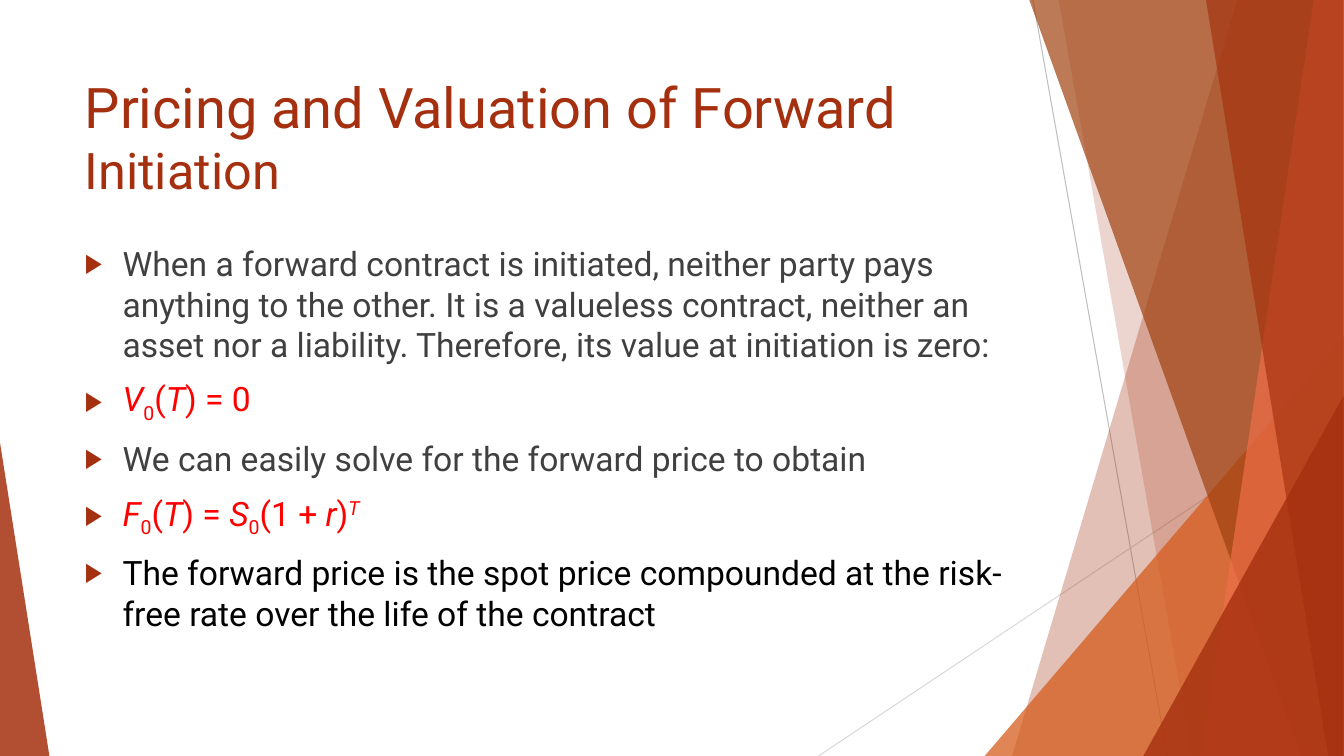
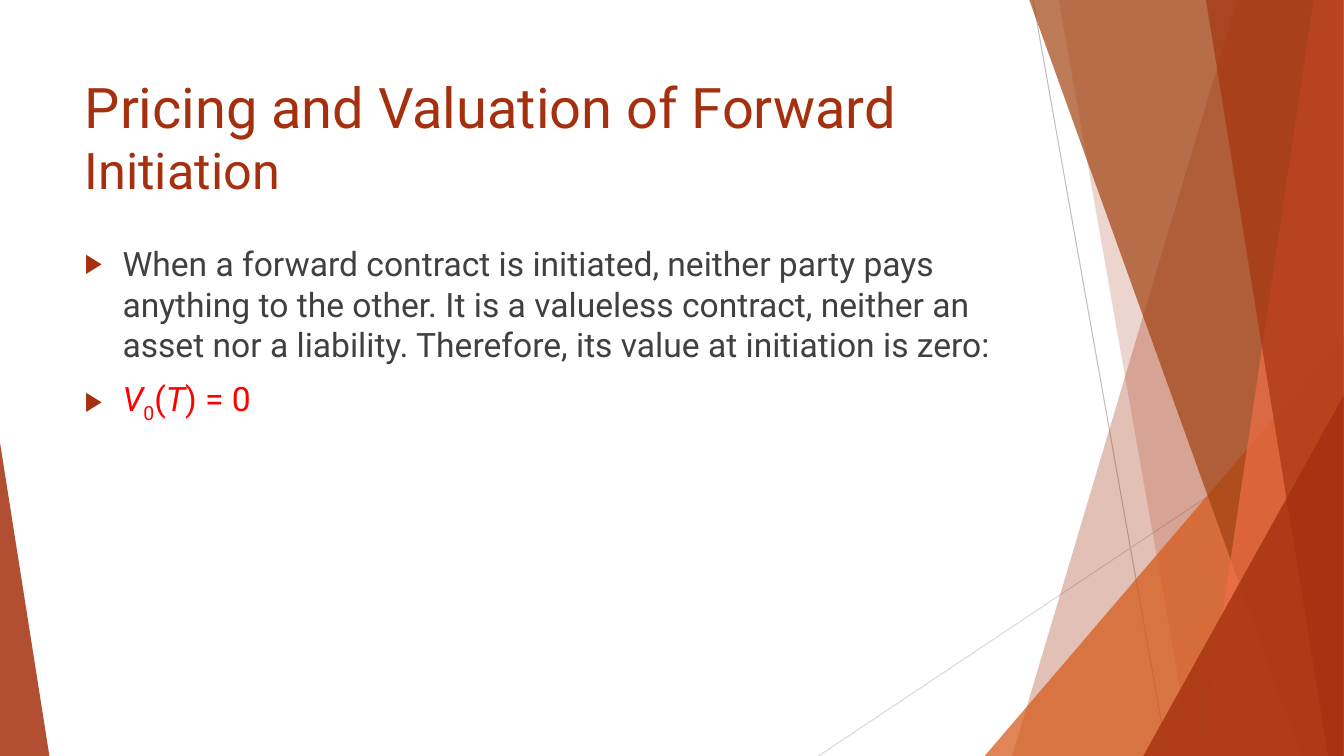
Before and after one commit to Isco0530/data, a slide deck: slide 14 of Reading 46.pptx. Drawn at 1344x756 pixels with LibreOffice and Linux fonts; fonts in the diff are those of the drawing. Boxes give left, top, right and bottom in pixels: in the first picture for what was removed or moved away, otherwise in the second. Text is boxed around its words. In the diff, an @@ line names an element or a change of style, - is before the commit and + after.

```diff
--- a/Reading 46.pptx
+++ b/Reading 46.pptx
@@ text at box(123, 445, 1001, 627): paragraphs removed @@
-▶ We can easily solve for the forward price to obtain
-▶ F0(T) = S0(1 + r)T
-▶ The forward price is the spot price compounded at the risk-free rate over the life of the contract
```
Also in this commit, not shown: 4 other slides changed, 1 slide removed.
